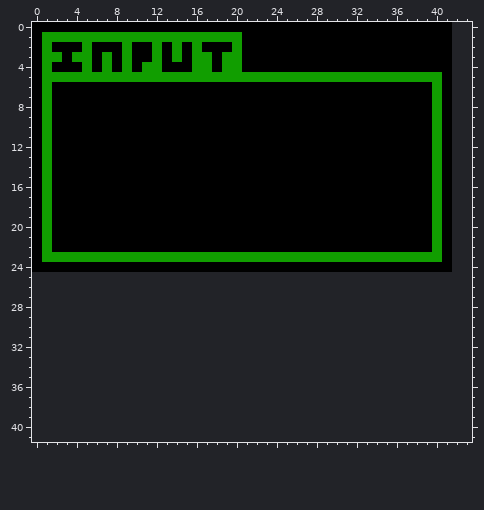
Pixel-art sprite: tests/input/_.png. The picture above was drawn from the file before the commit.
The file is 42x25 pixels. The old version is drawn lined up with the new one, on the new canvas.
Now the later version:
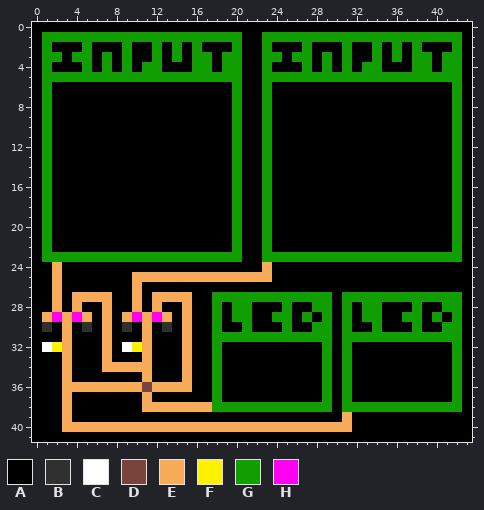
Palette (. is transparent): A #000000  B #303030  C #ffffff  D #79443b  E #f8ac59  F #fff200  G #119e00  H #ff00f2
Difference:
canvas 42x25 -> 44x42
Colour A is added in row 0 at x 42 to 43; in rows 1 to 23 at x 43; in row 24 at x 42 to 43; in row 25 at x 0 to 1, 3 to 9 and 24 to 43; in row 26 at x 0 to 1, 3 to 9 and 11 to 43; in row 27 at x 0 to 1, 3, 8 to 9, 11, 16 to 17, 30 and 43.
Colour A is added in row 28 at x 0 to 1, 3, 5 to 6, 8 to 9, 11, 13 to 14, 16 to 17, 19, 22 to 24, 26 to 27, 30, 32, 35 to 37, 39 to 40 and 43; in row 29 at x 0, 6, 8, 14, 16 to 17, 19, 22 to 23, 26, 28, 30, 32, 35 to 36, 39, 41 and 43; in row 30 at x 0, 2, 4, 6, 8, 10, 12, 14, 16 to 17, 19 to 20, 22 to 24, 26 to 27, 30, 32 to 33, 35 to 37, 39 to 40 and 43; in row 31 at x 0 to 2, 4 to 6, 8 to 10, 12 to 14, 16 to 17, 30 and 43; in row 32 at x 0, 4 to 6, 8, 12 to 14, 16 to 17, 19 to 28, 30, 32 to 41 and 43; in row 33 at x 0 to 2, 4 to 6, 8 to 10, 12 to 14, 16 to 17, 19 to 28, 30, 32 to 41 and 43.
Colour A is added in row 34 at x 0 to 2, 4 to 6, 12 to 14, 16 to 17, 19 to 28, 30, 32 to 41 and 43; in row 35 at x 0 to 2, 4 to 10, 12 to 14, 16 to 17, 19 to 28, 30, 32 to 41 and 43; in row 36 at x 0 to 2, 16 to 17, 19 to 28, 30, 32 to 41 and 43; in row 37 at x 0 to 2, 4 to 10, 12 to 17, 19 to 28, 30, 32 to 41 and 43; in row 38 at x 0 to 2, 4 to 10, 30 and 43; in row 39 at x 0 to 2, 4 to 30 and 32 to 43.
Colour A is added in row 40 at x 0 to 2 and 32 to 43; in row 41 at x 0 to 43.
Colour A replaces colour G in row 5 at x 21 to 22; in rows 6 to 22 at x 40; in row 23 at x 21 to 22.
Colour B is added in row 30 at x 1, 5, 9 and 13.
Colour C is added in row 32 at x 1 and 9.
Colour D is added in row 36 at x 11.
Colour E is added in row 25 at x 2 and 10 to 23; in row 26 at x 2 and 10; in row 27 at x 2, 4 to 7, 10 and 12 to 15; in row 28 at x 2, 4, 7, 10, 12 and 15; in row 29 at x 1, 3, 5, 7, 9, 11, 13 and 15; in rows 30 to 33 at x 3, 7, 11 and 15.
Colour E is added in row 34 at x 3, 7 to 11 and 15; in row 35 at x 3, 11 and 15; in row 36 at x 3 to 10 and 12 to 15; in row 37 at x 3 and 11; in row 38 at x 3 and 11 to 17; in row 39 at x 3 and 31.
Colour E is added in row 40 at x 3 to 31.
Colour E replaces colour A in row 24 at x 2 and 23.
Colour F is added in row 32 at x 2 and 10.
Colour G is added in rows 1 to 23 at x 42; in row 27 at x 18 to 29 and 31 to 42; in row 28 at x 18, 20 to 21, 25, 28 to 29, 31, 33 to 34, 38 and 41 to 42; in row 29 at x 18, 20 to 21, 24 to 25, 27, 29, 31, 33 to 34, 37 to 38, 40 and 42; in row 30 at x 18, 21, 25, 28 to 29, 31, 34, 38 and 41 to 42; in row 31 at x 18 to 29 and 31 to 42.
Colour G is added in rows 32 to 37 at x 18, 29, 31 and 42; in row 38 at x 18 to 29 and 31 to 42.
Colour G replaces colour A in row 1 at x 23 to 41; in row 2 at x 23, 27, 31, 34, 36 and 38; in row 3 at x 23 to 24, 26 to 27, 29, 31, 34, 36, 38 to 39 and 41; in row 4 at x 23, 27, 29, 31, 33 to 34, 38 to 39 and 41; in row 5 at x 41; in rows 6 to 22 at x 20 and 23.
Colour G replaces colour A in row 23 at x 41.
Colour H is added in row 29 at x 2, 4, 10 and 12.
Boxes around the changes in both pictures, in picture pixels (x1, y1, x2, y2):
changed: (32, 22, 472, 442)
